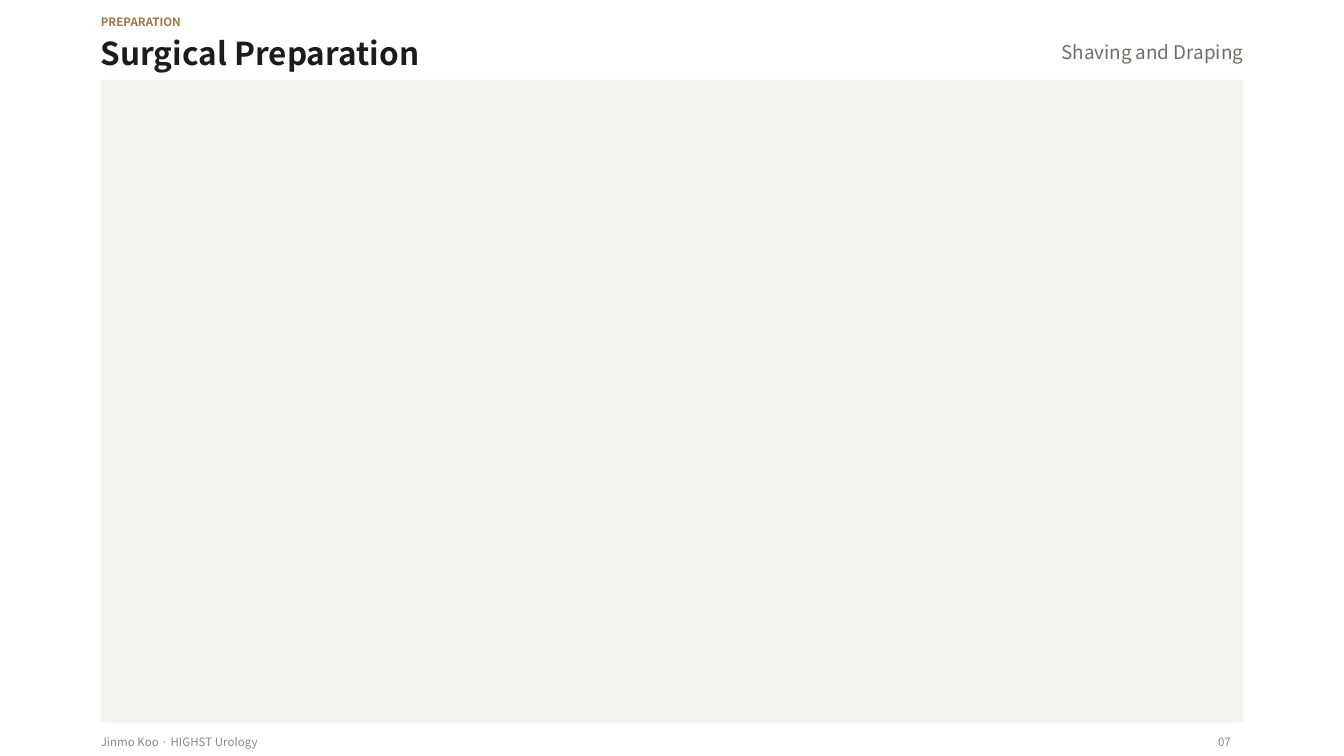
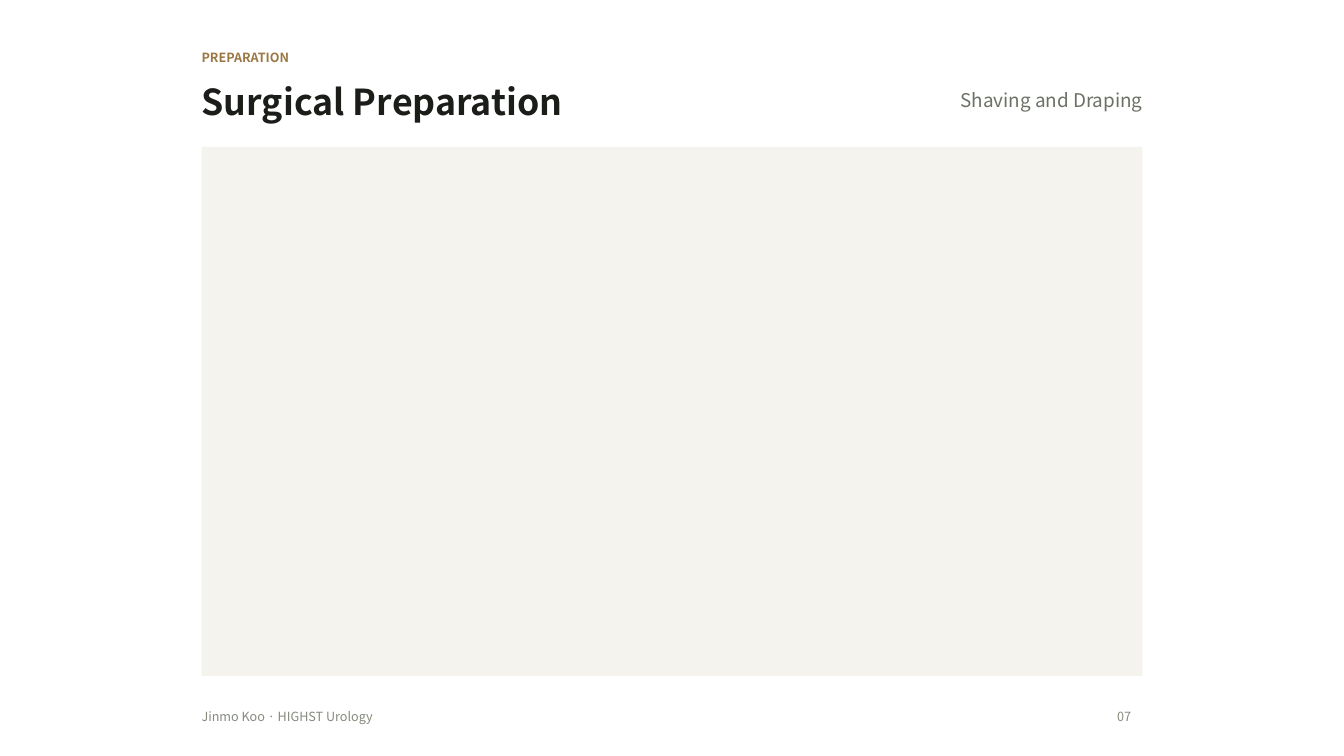
Before and after one commit to notoow/vietnam-urology-webinar, a slide deck: slide 7 of downloads/highst-perioperative-webinar.pptx. Drawn at 1344x756 pixels with LibreOffice and Linux fonts; fonts in the diff are those of the drawing. Boxes give left, top, right and bottom in pixels: in the first picture for what was removed or moved away, otherwise in the second. Text is boxed around its words. In the diff, an @@ line names an element or a change of style, - is before the commit and + after.

Commit message:
Restore breathing room around 16:9 surgical videos

```diff
--- a/downloads/highst-perioperative-webinar.pptx
+++ b/downloads/highst-perioperative-webinar.pptx
@@ text "PREPARATION": place and size @@
-text "PREPARATION" at box(101, 17, 181, 26)
+text "PREPARATION" at box(202, 52, 289, 62)
@@ text "Surgical Preparation": place and size @@
-text "Surgical Preparation" at box(101, 39, 419, 73)
+text "Surgical Preparation" at box(202, 86, 563, 124)
@@ text "Surgical Preparation" at box(202, 86, 563, 124): size 22.5 to 25.5 pt @@
@@ text "Shaving and Draping": place and size @@
-text "Shaving and Draping" at box(1061, 44, 1243, 64)
+text "Shaving and Draping" at box(961, 92, 1142, 112)
@@ rectangle: place and size @@
-rectangle at box(101, 80, 1243, 723)
+rectangle at box(202, 147, 1142, 677)
@@ text "Jinmo Koo · HIGHST Urology": place and size @@
-text "Jinmo Koo · HIGHST Urology" at box(101, 737, 258, 749)
+text "Jinmo Koo · HIGHST Urology" at box(202, 711, 373, 724)
@@ size 8.2 to 9 pt in 3 elements at box(202, 711, 373, 724), box(202, 52, 289, 62), box(1117, 711, 1131, 721) @@
@@ text "07": place and size @@
-text "07" at box(1218, 737, 1231, 746)
+text "07" at box(1117, 711, 1131, 721)
```
Also in this commit, not shown: 5 other slides changed, 3 other files.
